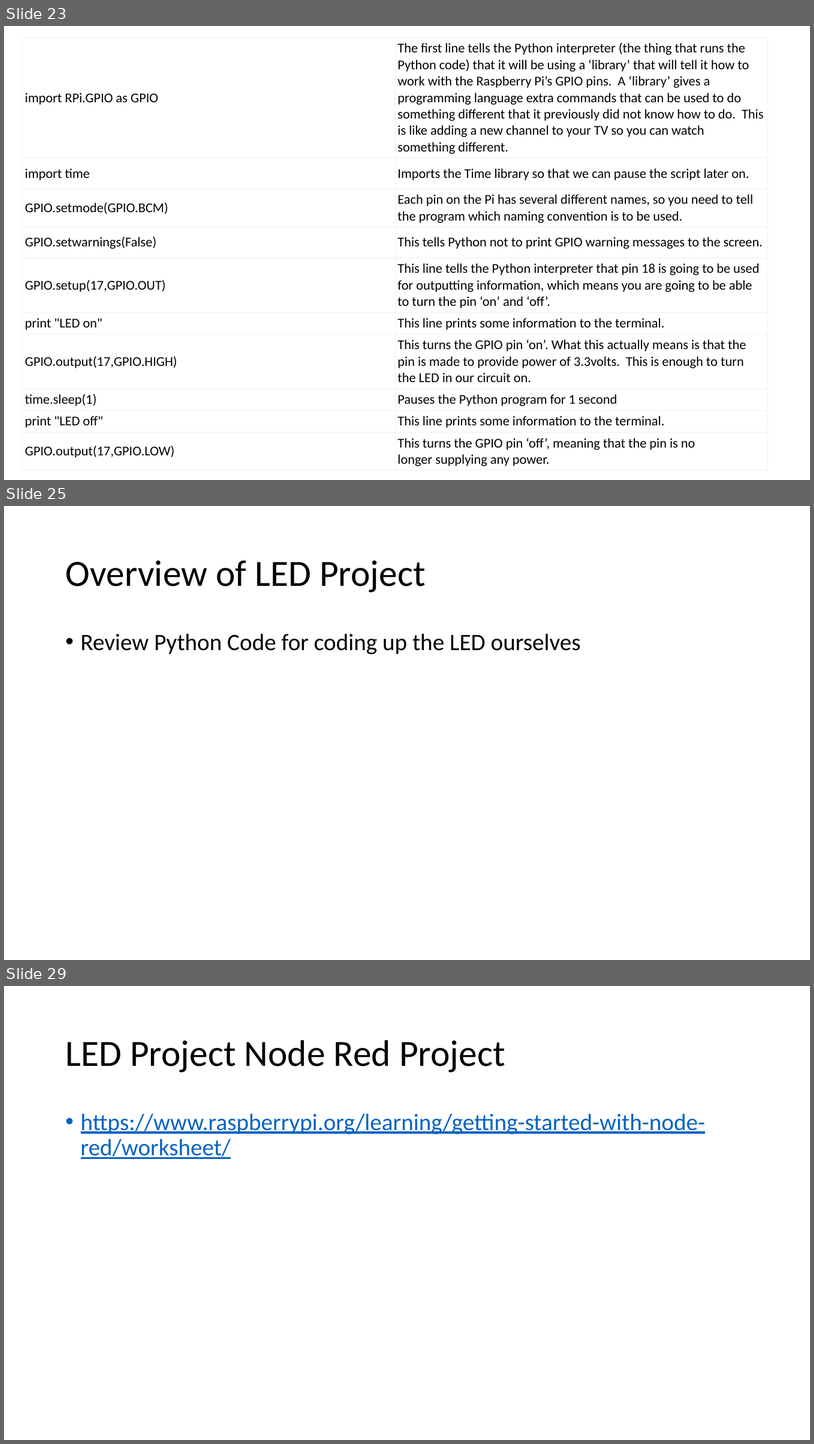
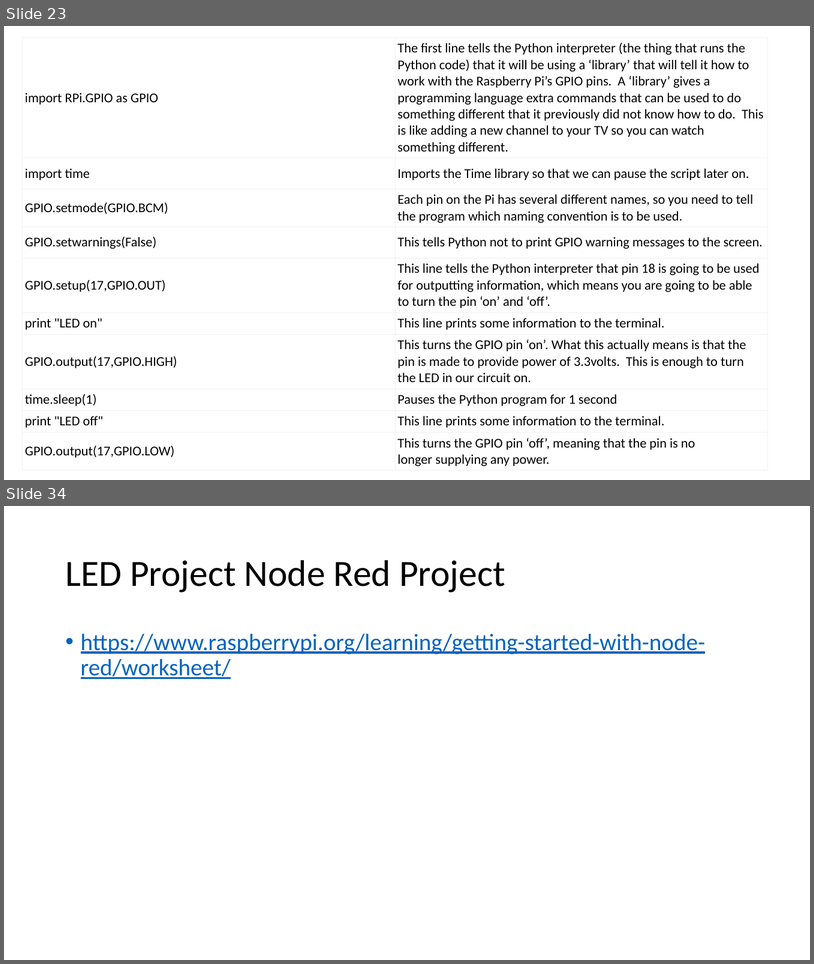
Before and after one commit to mluckenbill/philly-code-camp-2017-1, a slide deck: Philadelphia Code Camp.pptx. Shown one above the other, each under a label of ours: slides 23, 25 and 29 before the commit, slides 23 and 34 after it; the slides between them are not shown. The pictures are 814x1444 and 814x964 pixels, drawn with LibreOffice and Linux fonts; fonts in the diff are those of the drawing. Boxes give left, top, right and bottom in pixels: in the first picture for what was removed or moved away, otherwise in the second. Text is boxed around its words. In the diff, an @@ line names an element or a change of style, - is before the commit and + after.

```diff
--- a/Philadelphia Code Camp.pptx
+++ b/Philadelphia Code Camp.pptx
@@ slide 25 removed at (x1=4, y1=506, x2=810, y2=960), background #FFFFFF @@
@@ title removed at (x1=65, y1=560, x2=426, y2=592) @@
-Overview of LED Project
@@ text removed at (x1=81, y1=633, x2=581, y2=654) @@
-• Review Python Code for coding up the LED ourselves
@@ what was slide 29 is now slide 34 @@
```
Also in this commit, not shown: 4 slides changed, 9 slides added, 3 other slides removed, 1 other file.
